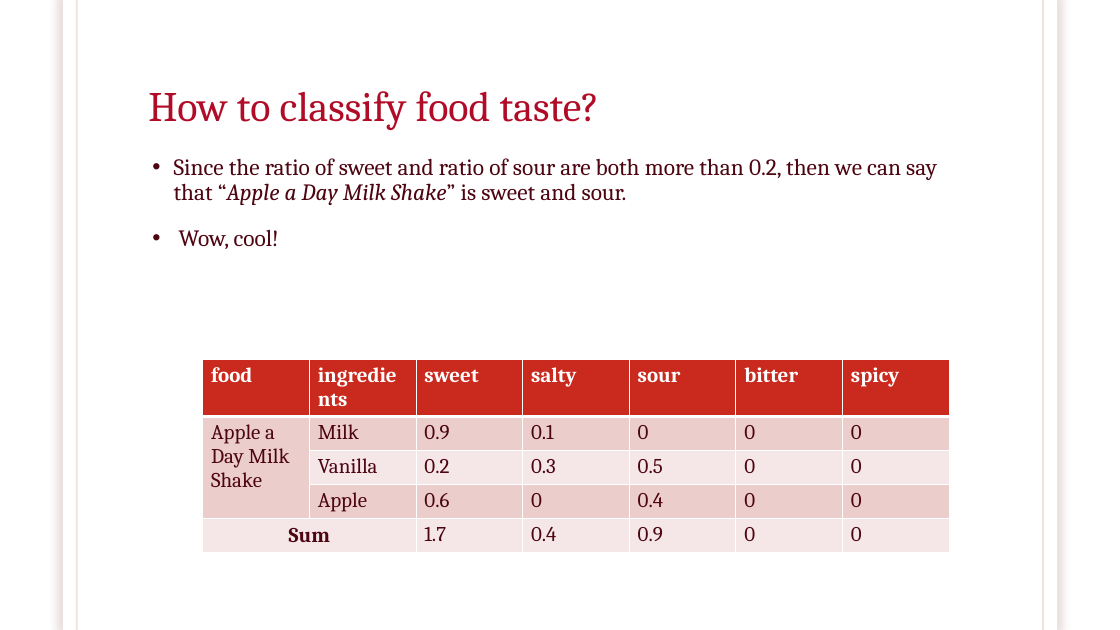
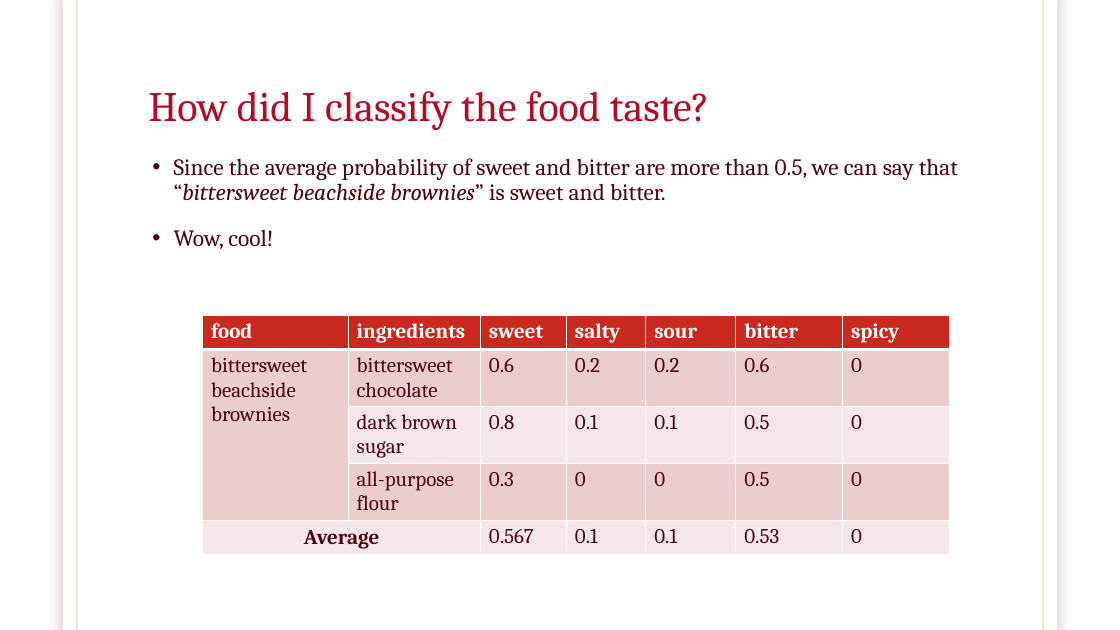
Before and after one commit to Rangga1708/Food-Recommender, a slide deck: slide 32 of Food Recommender Based on Taste.pptx (slide 30 before the commit). Drawn at 1120x630 pixels with LibreOffice and Linux fonts; fonts in the diff are those of the drawing; background and template pictures are left out. Boxes give left, top, right and bottom in pixels: in the first picture for what was removed or moved away, otherwise in the second. Text is boxed around its words. In the diff, an @@ line names an element or a change of style, - is before the commit and + after.

Commit message:
Edit slides

```diff
--- a/Food Recommender Based on Taste.pptx
+++ b/Food Recommender Based on Taste.pptx
@@ title at (148, 91, 709, 130): text changed @@
-How to classify food taste?
+How did I classify the food taste?
@@ text at (174, 158, 958, 201): text changed @@
-• Since the ratio of sweet and ratio of sour are both more than 0.2, then we can say that “Apple a Day Milk Shake” is sweet and sour.
+• Since the average probability of sweet and bitter are more than 0.5, we can say that “bittersweet beachside brownies” is sweet and bitter.
@@ table at (202, 316, 948, 560) @@
-row 2: Apple a Day Milk Shake | Milk | 0.9 | 0.1 | 0 | 0 | 0
+row 2: bittersweet beachside brownies | bittersweet chocolate | 0.6 | 0.2 | 0.2 | 0.6 | 0
-row 3:  | Vanilla | 0.2 | 0.3 | 0.5 | 0 | 0
+row 3:  | dark brown sugar | 0.8 | 0.1 | 0.1 | 0.5 | 0
-row 4:  | Apple | 0.6 | 0 | 0.4 | 0 | 0
+row 4:  | all-purpose flour | 0.3 | 0 | 0 | 0.5 | 0
-row 5: Sum |  | 1.7 | 0.4 | 0.9 | 0 | 0
+row 5: Average |  | 0.567 | 0.1 | 0.1 | 0.53 | 0
@@ table: place and size @@
-table at (202, 360, 949, 555)
+table at (202, 316, 948, 560)
```
Also in this commit, not shown: 17 other slides changed, 6 slides added, 1 slide removed.
